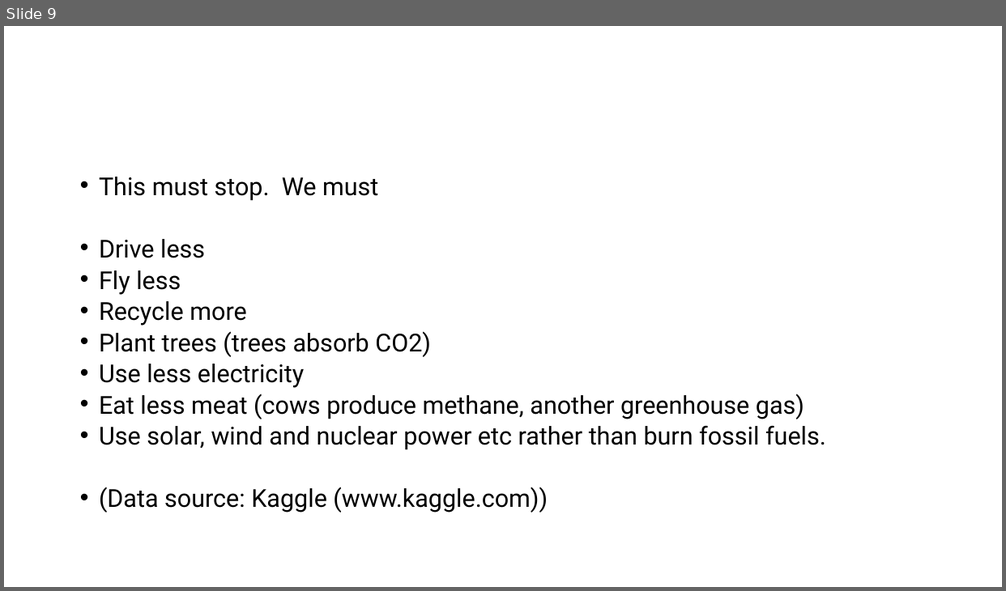
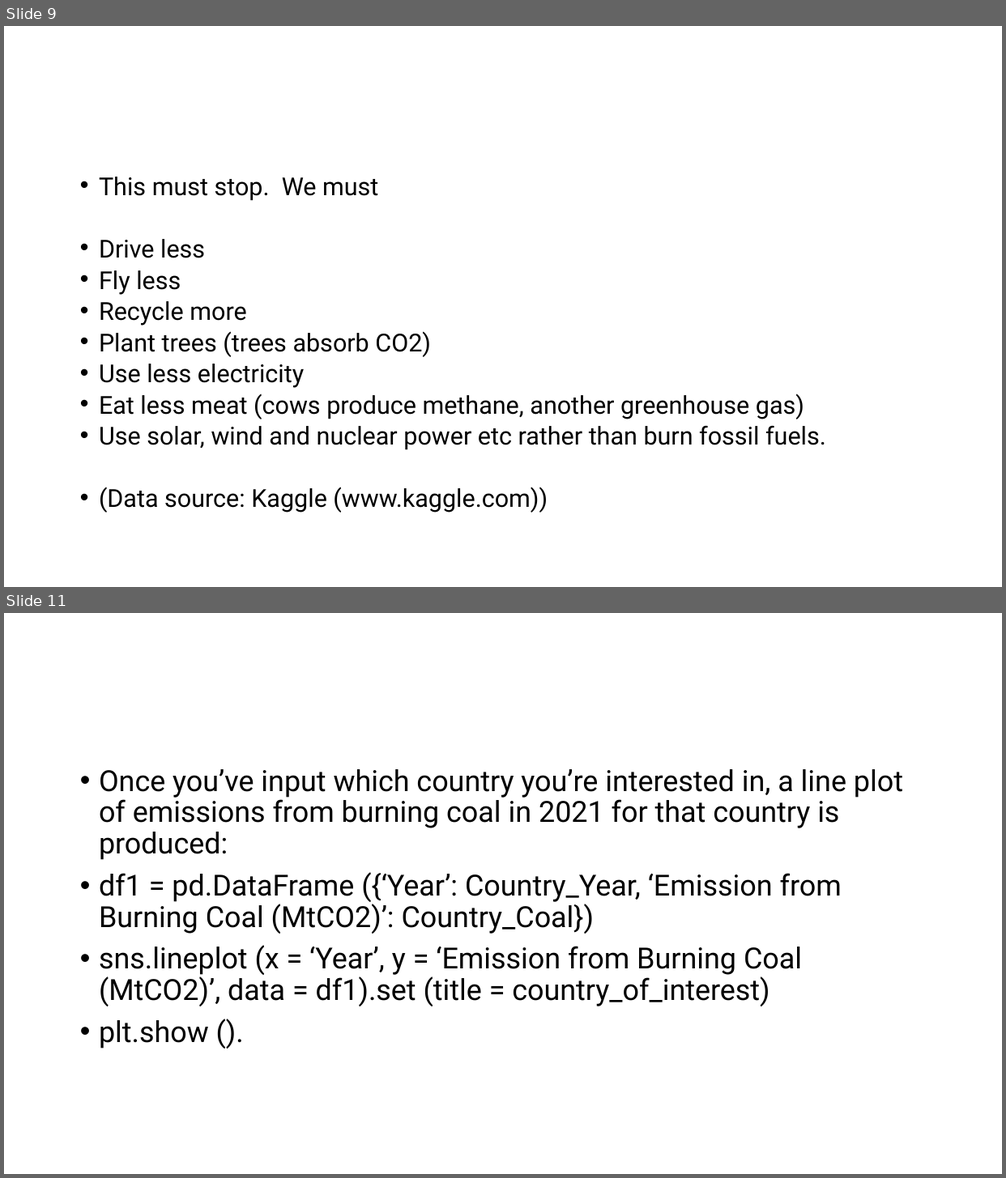
Before and after one commit to ddaniel2024/Project-3, a slide deck: Anthropogenic_CO2.pptx. Shown one above the other, each under a label of ours: slide 9 before the commit, slides 9 and 11 after it; the slides between them are not shown. The pictures are 1006x591 and 1006x1178 pixels, drawn with LibreOffice and Linux fonts; fonts in the diff are those of the drawing. Boxes give left, top, right and bottom in pixels: in the first picture for what was removed or moved away, otherwise in the second. Text is boxed around its words. In the diff, an @@ line names an element or a change of style, - is before the commit and + after.

```diff
--- a/Anthropogenic_CO2.pptx
+++ b/Anthropogenic_CO2.pptx
@@ slide 11 added at (x1=4, y1=613, x2=1002, y2=1174), background #FFFFFF @@
@@ text added at (x1=99, y1=769, x2=903, y2=1049), 28 pt, text #000000 @@
+• Once you’ve input which country you’re interested in, a line plot of emissions from burning coal in 2021 for that country is produced:
+• df1 = pd.DataFrame ({‘Year’: Country_Year, ‘Emission from Burning Coal (MtCO2)’: Country_Coal})
+• sns.lineplot (x = ‘Year’, y = ‘Emission from Burning Coal (MtCO2)’, data = df1).set (title = country_of_interest)
+• plt.show ().
```
Also in this commit, not shown: 1 other slide added.
